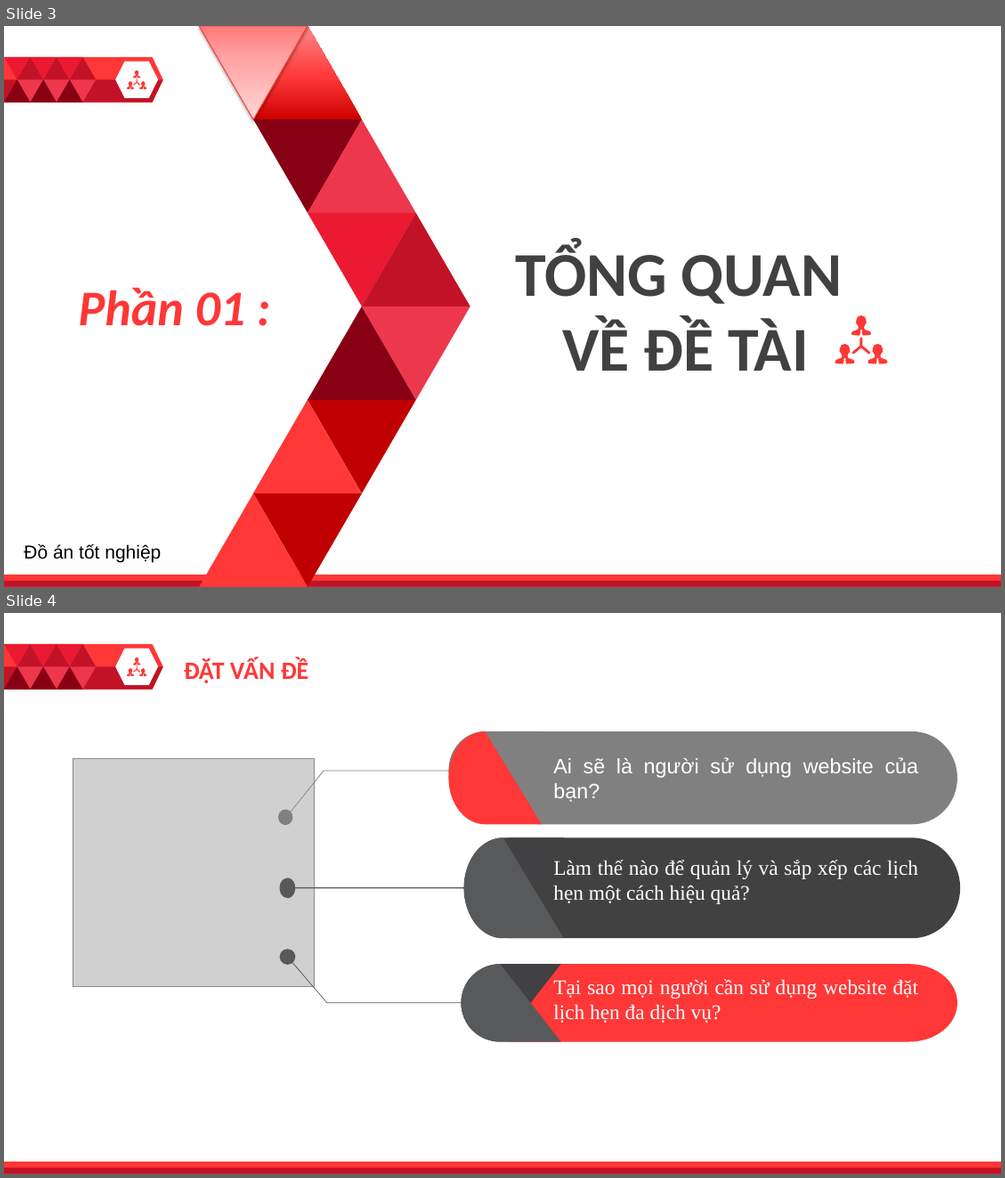
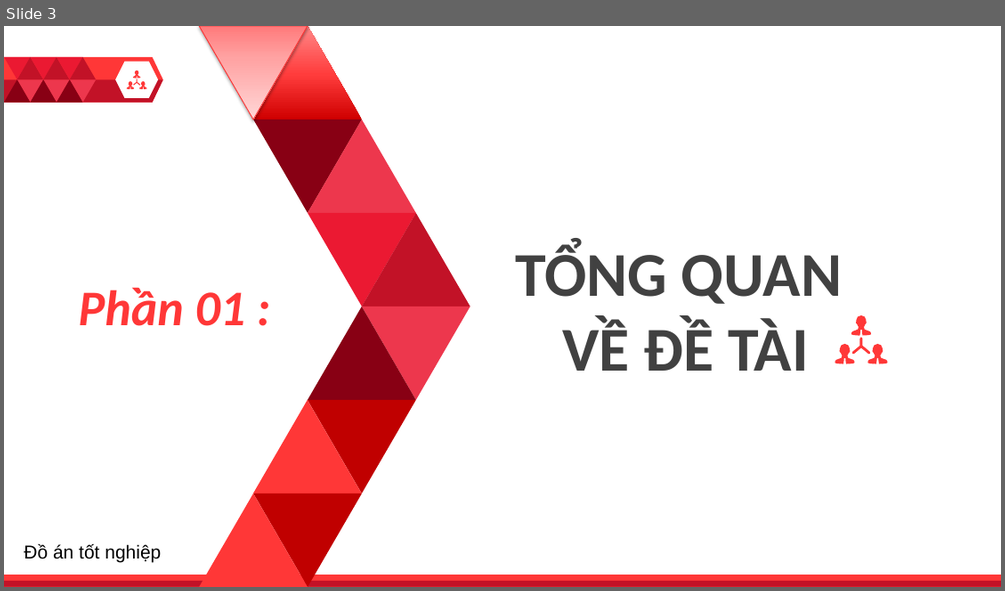
Before and after one commit to minhtrongtv1/tn-da20ttb-110120161-nhanleminhtrong-datlichhenddv, a slide deck: docs/110120161-Nhan Le Minh Trong-KLTN.pptx. Shown one above the other, each under a label of ours: slides 3 and 4 before the commit, slide 3 after it. The pictures are 1005x1178 and 1005x591 pixels, drawn with LibreOffice and Linux fonts; fonts in the diff are those of the drawing; grey boxes stand for pictures. Boxes give left, top, right and bottom in pixels: in the first picture for what was removed or moved away, otherwise in the second. Text is boxed around its words. In the diff, an @@ line names an element or a change of style, - is before the commit and + after.

```diff
--- a/docs/110120161-Nhan Le Minh Trong-KLTN.pptx
+++ b/docs/110120161-Nhan Le Minh Trong-KLTN.pptx
@@ slide 4 removed at box(4, 613, 1001, 1174), background #FFFFFF; not listed: 18 template elements that a slide beside it also shows @@
@@ text removed at box(184, 657, 309, 683) @@
-ĐẶT VẤN ĐỀ
@@ picture removed at box(73, 759, 315, 986) @@
@@ text removed at box(553, 757, 919, 802) @@
-Ai sẽ là người sử dụng website của bạn?
@@ group removed at box(278, 731, 957, 825): 4 freeform shapes, 1 ellipse @@
@@ group removed at box(280, 837, 961, 938): 4 freeform shapes, 1 ellipse @@
@@ text removed at box(553, 860, 918, 904) @@
-Làm thế nào để quản lý và sắp xếp các lịch hẹn một cách hiệu quả?
@@ group removed at box(280, 949, 957, 1041): 4 freeform shapes, 1 ellipse @@
@@ text removed at box(553, 979, 919, 1022) @@
-Tại sao mọi người cần sử dụng website đặt lịch hẹn đa dịch vụ?
```
Also in this commit, not shown: 1 slide changed, 3 other files.
